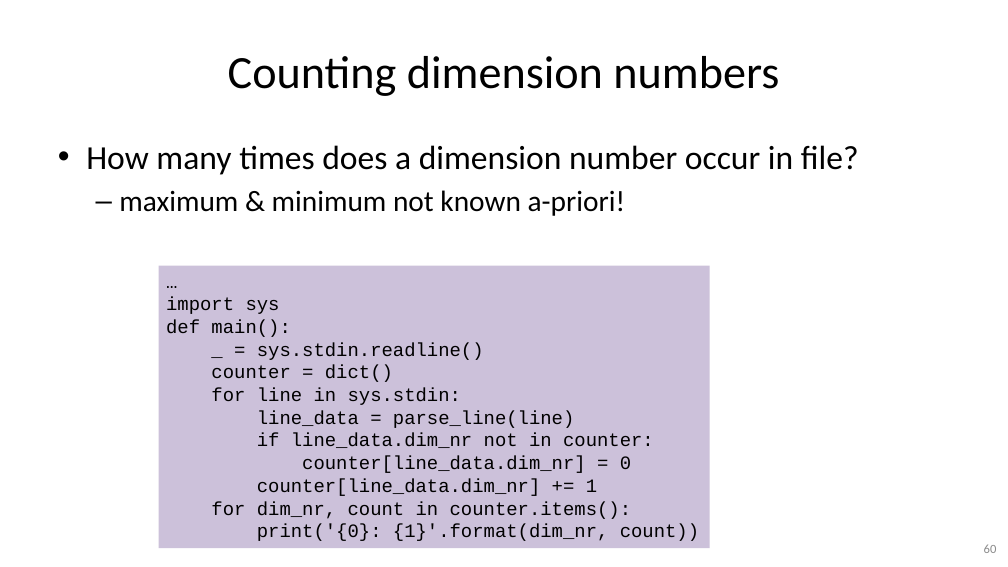
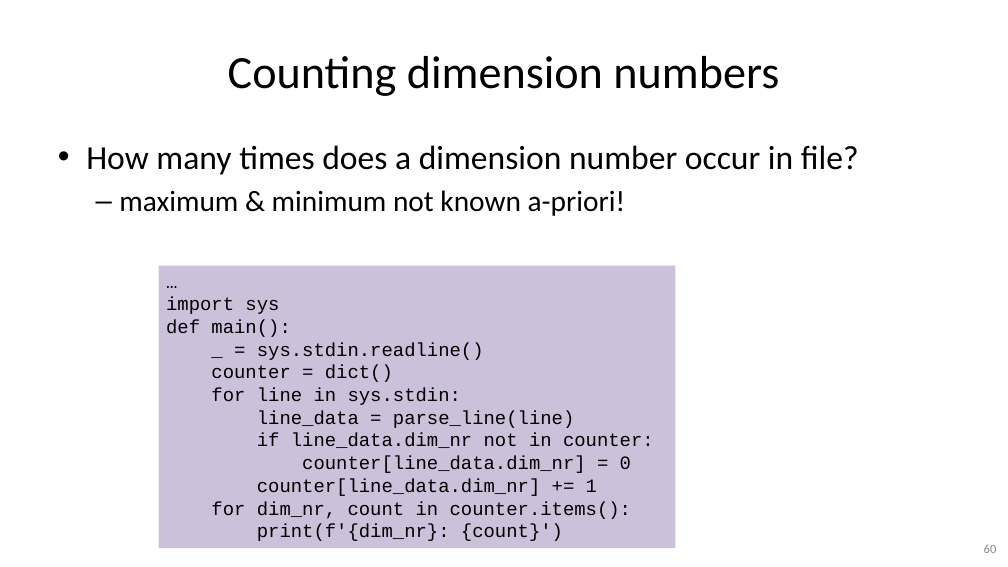
Before and after one commit to gjbex/Python-for-programmers, a slide deck: slide 60 of python_for_programmers.pptx. Drawn at 1008x567 pixels with LibreOffice and Linux fonts; fonts in the diff are those of the drawing. Boxes give left, top, right and bottom in pixels: in the first picture for what was removed or moved away, otherwise in the second. Text is boxed around its words. In the diff, an @@ line names an element or a change of style, - is before the commit and + after.

```diff
--- a/python_for_programmers.pptx
+++ b/python_for_programmers.pptx
@@ rectangle "…": place and size @@
-rectangle "…" at (159,265,710,548)
+rectangle "…" at (159,265,676,548)
@@ text in rectangle at (257,524,563,541): text changed @@
-print('{0}: {1}'.format(dim_nr, count))
+print(f'{dim_nr}: {count}')
```
Also in this commit, not shown: 18 other slides changed.
